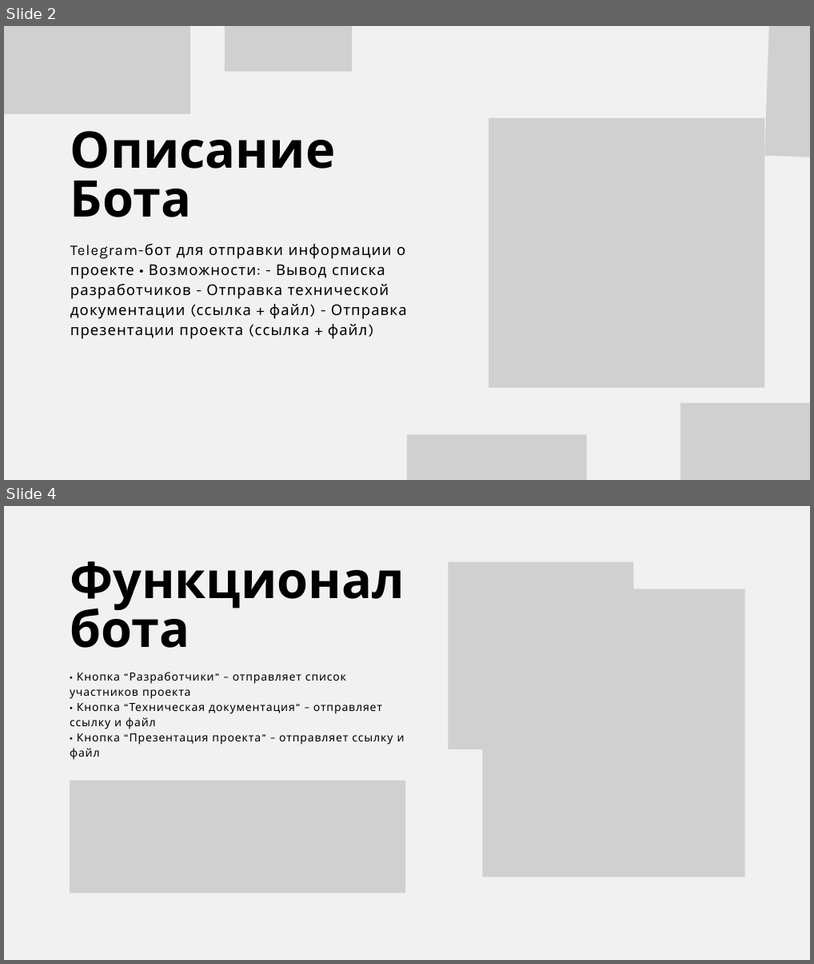
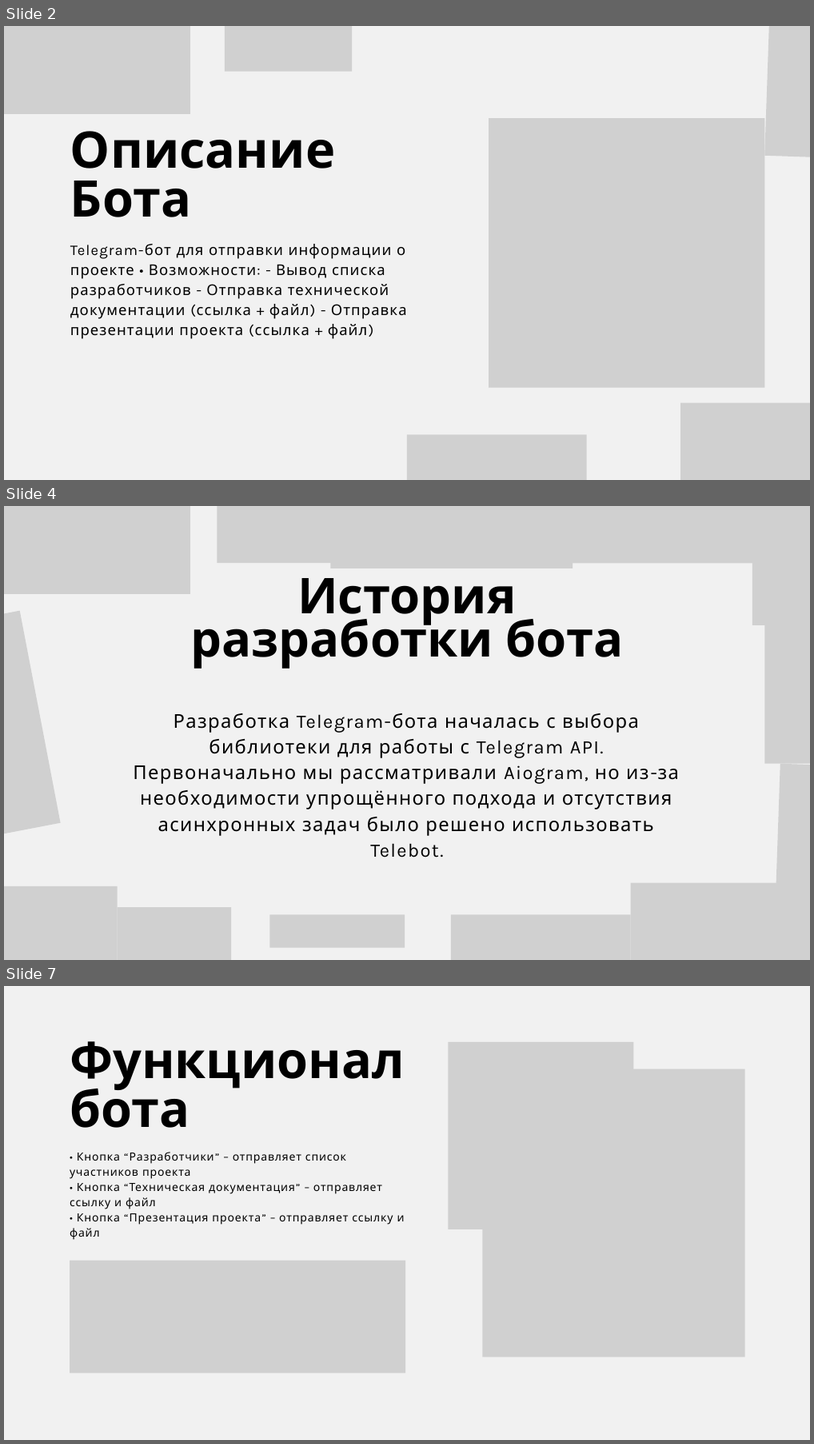
Before and after one commit to nimbl9/tgbotaiasid, a slide deck: AISID2025.pptx. Shown one above the other, each under a label of ours: slides 2 and 4 before the commit, slides 2, 4 and 7 after it; the slides between them are not shown. The pictures are 814x964 and 814x1444 pixels, drawn with LibreOffice and Linux fonts; fonts in the diff are those of the drawing; grey boxes stand for pictures. Boxes give left, top, right and bottom in pixels: in the first picture for what was removed or moved away, otherwise in the second. Text is boxed around its words. In the diff, an @@ line names an element or a change of style, - is before the commit and + after.

```diff
--- a/AISID2025.pptx
+++ b/AISID2025.pptx
@@ slide 4 added at (4, 506, 810, 960), background #F1F1F1 @@
@@ picture added at (4, 506, 190, 594) @@
@@ picture added at (217, 506, 344, 563) @@
@@ picture added at (330, 506, 573, 568) @@
@@ picture added at (563, 506, 752, 563) @@
@@ picture added at (753, 506, 810, 625) @@
@@ text added at (190, 578, 624, 668), 88 pt, text #000000, bold @@
+История разработки бота
@@ picture added at (4, 611, 61, 845) @@
@@ picture added at (766, 605, 810, 764) @@
@@ text added at (133, 713, 679, 857), 34 pt, text #000000 @@
+Разработка Telegram-бота началась с выбора библиотеки для работы с Telegram API. Первоначально мы рассматривали Aiogram, но из-за необходимости упрощённого подхода и отсутствия асинхронных задач было решено использовать Telebot.
@@ picture added at (775, 764, 810, 914) @@
@@ picture added at (4, 886, 118, 960) @@
@@ picture added at (631, 883, 810, 960) @@
@@ picture added at (118, 907, 231, 960) @@
@@ picture added at (270, 914, 405, 947) @@
@@ picture added at (451, 914, 631, 960) @@
@@ what was slide 4 is now slide 7 @@
```
Also in this commit, not shown: 2 slides changed, 2 other slides added.
